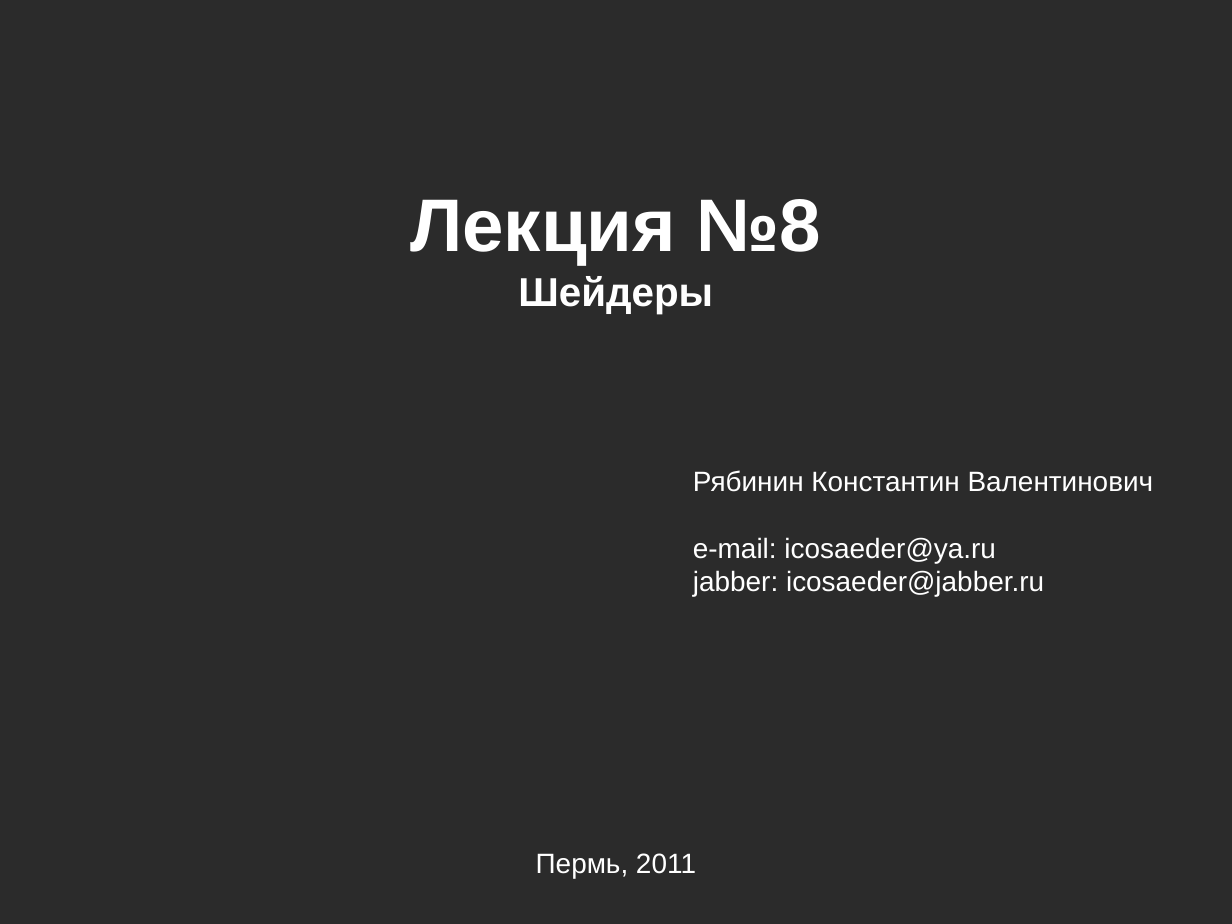
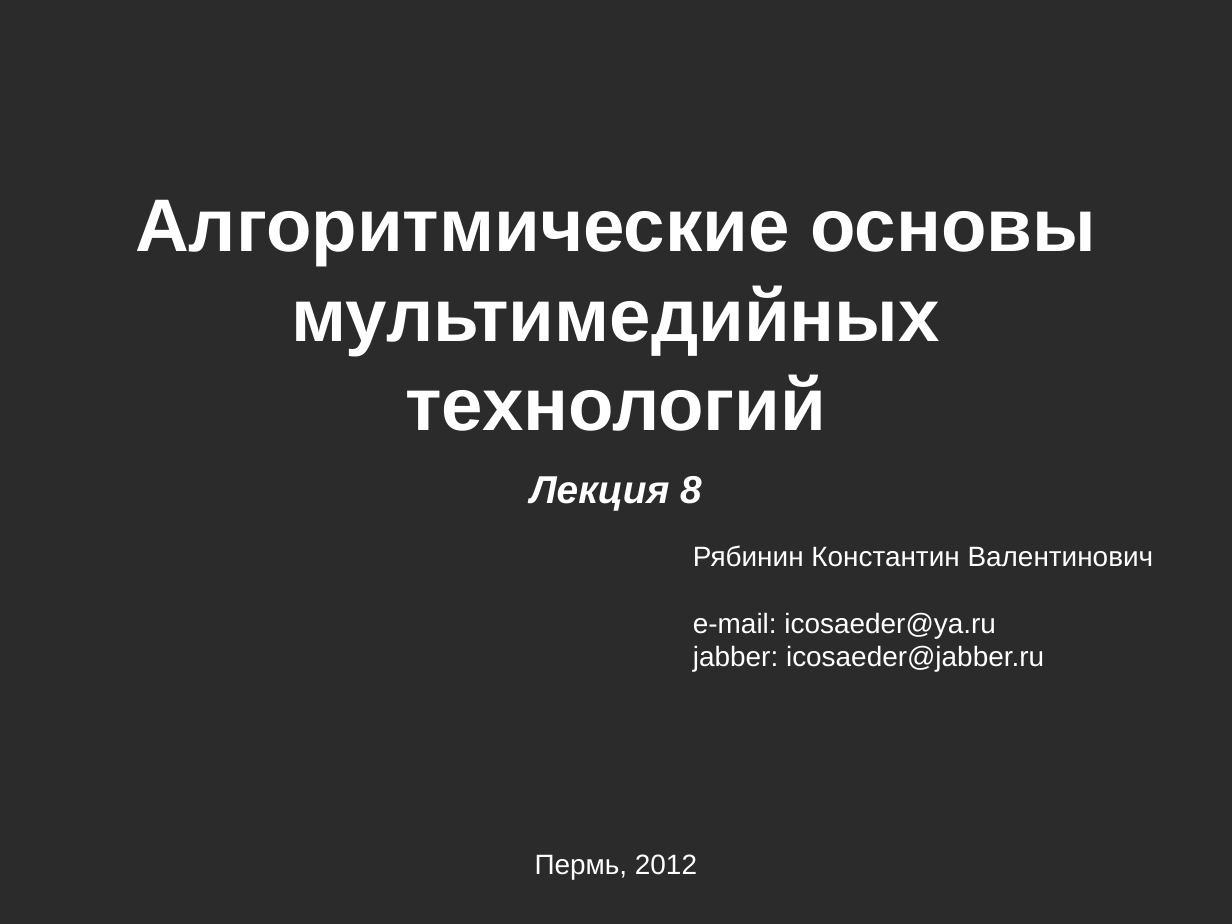
Before and after one commit to icosaeder/mmtech-lect, a slide deck: slide 1 of Лекции/Лекция №8/Лекция №8.odp. Drawn at 1232x924 pixels with LibreOffice and Linux fonts; fonts in the diff are those of the drawing; background and template pictures are left out; a plain dark background stands for a picture behind light text. Boxes give left, top, right and bottom in pixels: in the first picture for what was removed or moved away, otherwise in the second. Text is boxed around its words. In the diff, an @@ line names an element or a change of style, - is before the commit and + after.

```diff
--- a/Лекции/Лекция №8/Лекция №8.odp
+++ b/Лекции/Лекция №8/Лекция №8.odp
@@ text added at <box>135,199,1096,510</box>, 48 pt, text #FFFFFF, bold @@
+Алгоритмические основы мультимедийных технологий
+Лекция 8
@@ text removed at <box>410,199,821,314</box> @@
-Лекция №8
-Шейдеры
@@ text "Рябинин Константин Валентинович": place and size @@
-text "Рябинин Константин Валентинович" at <box>693,470,1154,596</box>
+text "Рябинин Константин Валентинович" at <box>693,545,1154,671</box>
@@ text at <box>535,854,697,879</box>: text changed @@
-Пермь, 2011
+Пермь, 2012
```
Also in this commit, not shown: 4 other files.
